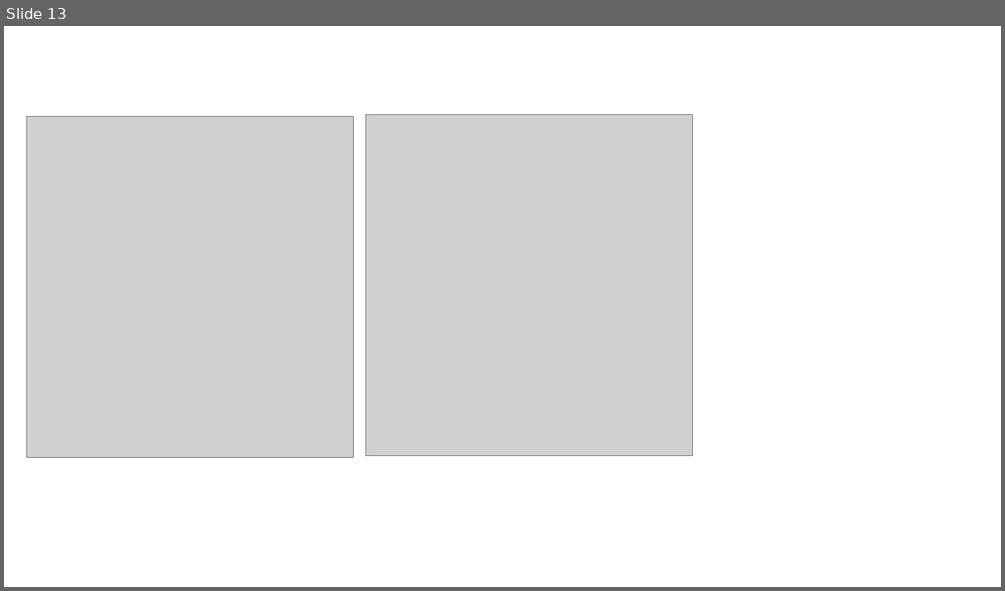
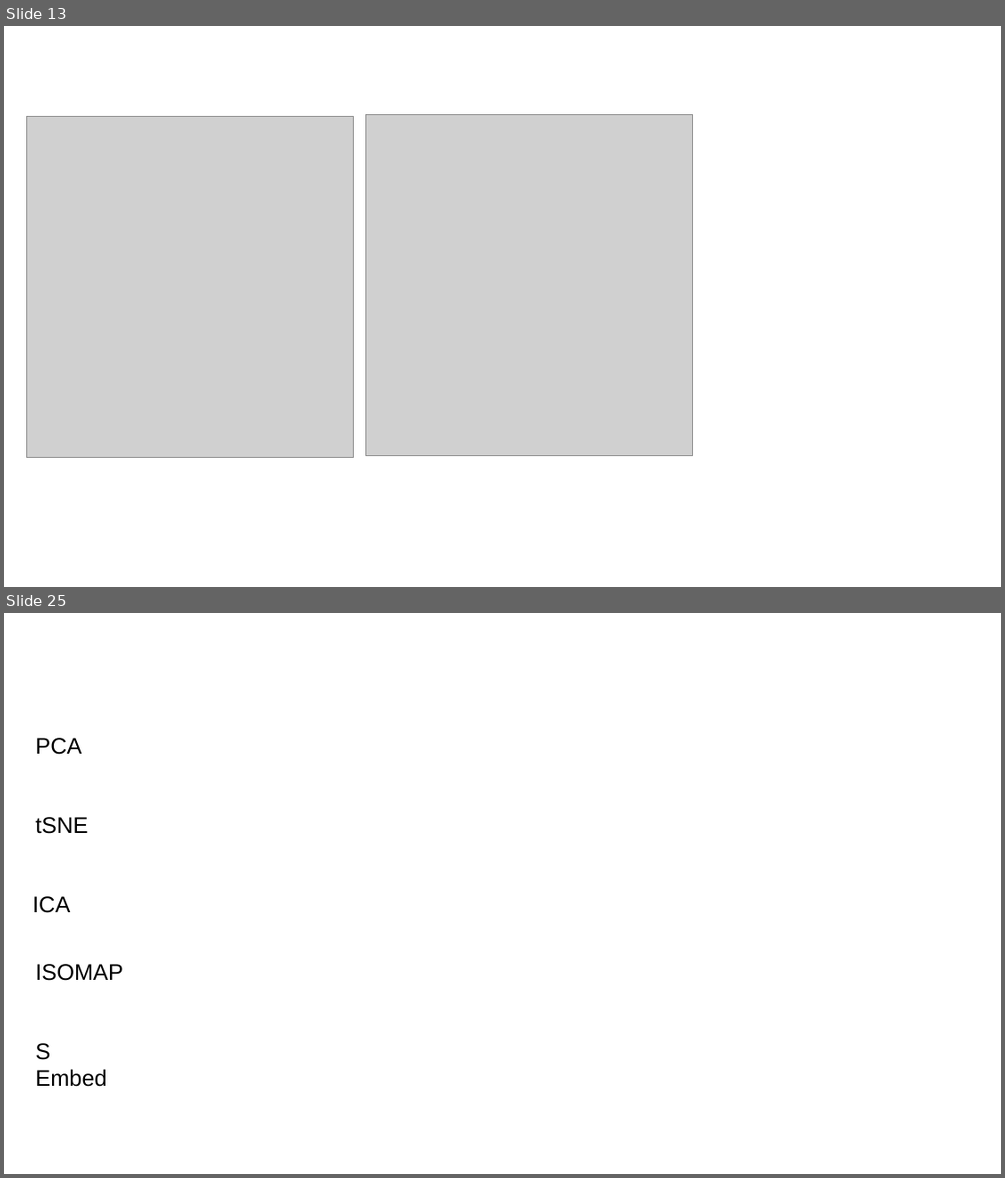
Before and after one commit to anabenitoterreros/TEPaat, a slide deck: reports/results_summary.pptx. Shown one above the other, each under a label of ours: slide 13 before the commit, slides 13 and 25 after it; the slides between them are not shown. The pictures are 1005x591 and 1005x1178 pixels, drawn with LibreOffice and Linux fonts; fonts in the diff are those of the drawing; grey boxes stand for pictures. Boxes give left, top, right and bottom in pixels: in the first picture for what was removed or moved away, otherwise in the second. Text is boxed around its words. In the diff, an @@ line names an element or a change of style, - is before the commit and + after.

Commit message:
add ICA, ISOMAP and SE 3D maps

```diff
--- a/reports/results_summary.pptx
+++ b/reports/results_summary.pptx
@@ slide 25 added at [4, 613, 1001, 1174], background #FFFFFF @@
@@ text added at [35, 738, 81, 755], 18 pt, text #000000 @@
+PCA
@@ text added at [35, 817, 88, 834], 18 pt, text #000000 @@
+tSNE
@@ text added at [32, 896, 70, 913], 18 pt, text #000000 @@
+ICA
@@ text added at [35, 964, 123, 981], 18 pt, text #000000 @@
+ISOMAP
@@ text added at [35, 1043, 106, 1086], 18 pt, text #000000 @@
+S Embed
```
Also in this commit, not shown: 5 slides changed, 9 other slides added, 1 slide removed, 14 other files.
